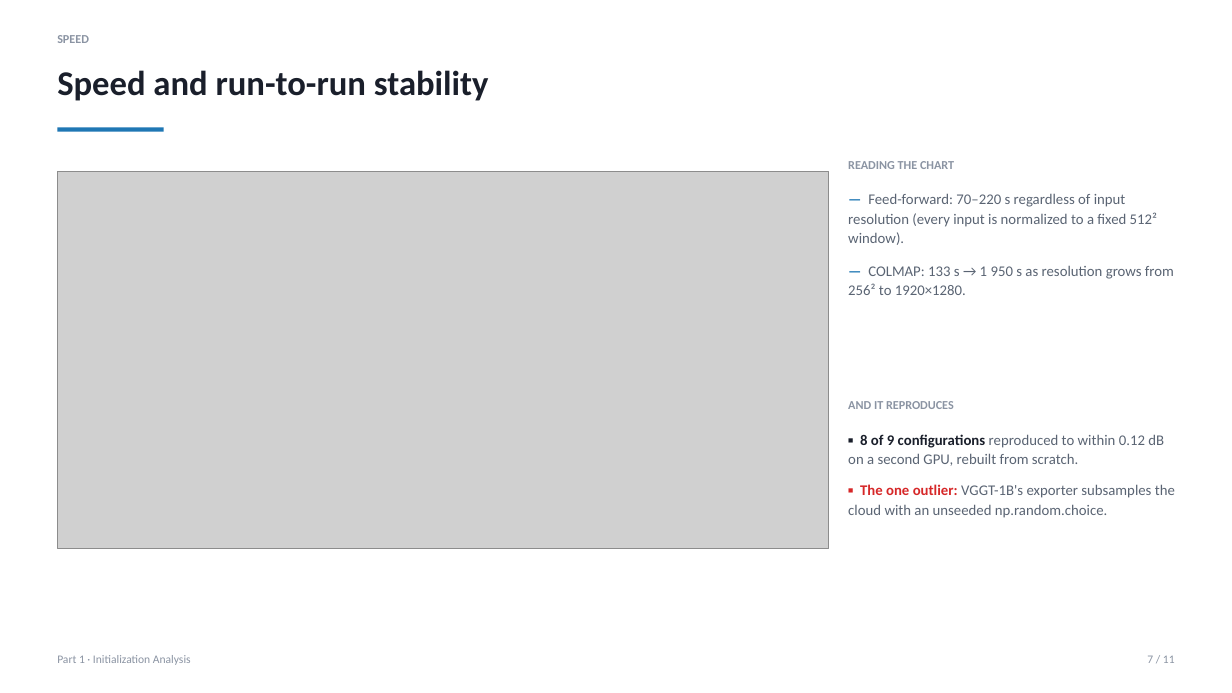
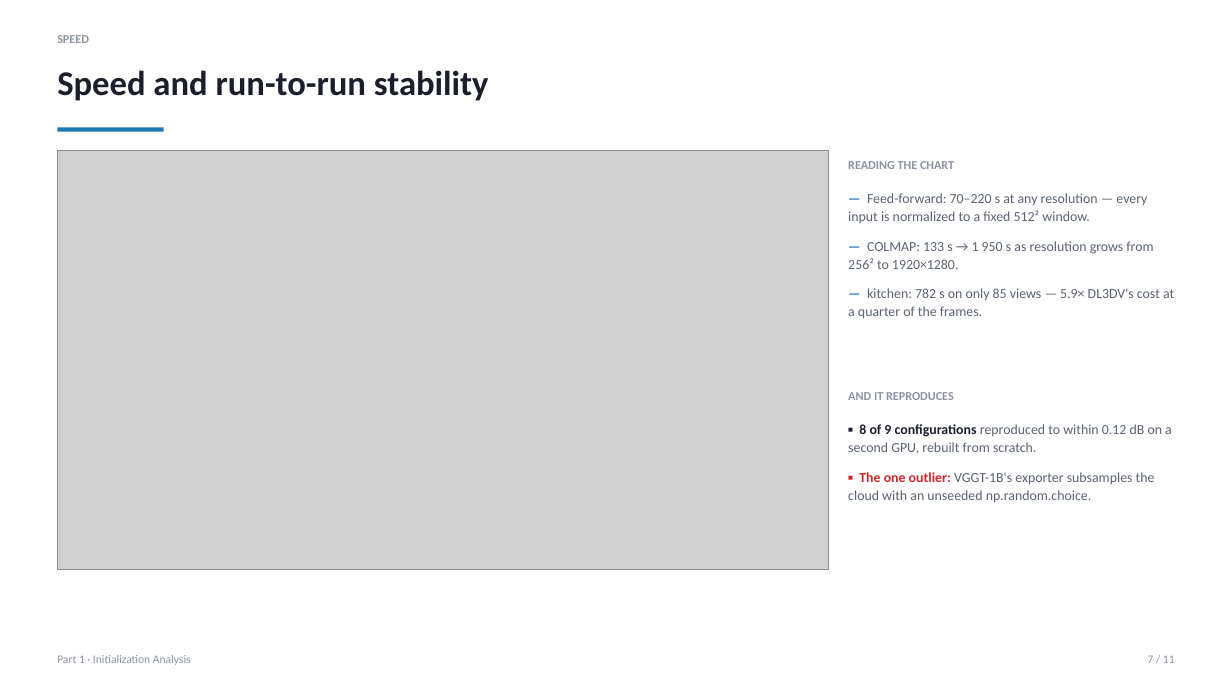
Before and after one commit to limukun6/cv, a slide deck: slide 7 of docs/PART1_SLIDES.pptx. Drawn at 1232x693 pixels with LibreOffice and Linux fonts; fonts in the diff are those of the drawing; grey boxes stand for pictures. Boxes give left, top, right and bottom in pixels: in the first picture for what was removed or moved away, otherwise in the second. Text is boxed around its words. In the diff, an @@ line names an element or a change of style, - is before the commit and + after.

```diff
--- a/docs/PART1_SLIDES.pptx
+++ b/docs/PART1_SLIDES.pptx
@@ picture: place and size @@
-picture at <box>57,171,829,549</box>
+picture at <box>57,151,829,569</box>
@@ text at <box>848,193,1147,223</box>: text changed; size 11.5 to 10.8 pt @@
-— Feed-forward: 70–220 s regardless of input resolution (every input is normalized to a fixed 512² window).
+— Feed-forward: 70–220 s at any resolution — every input is normalized to a fixed 512² window.
@@ text at <box>848,241,1153,269</box>: size 11.5 to 10.8 pt in "— COLMAP: 133 s → 1 950 ..."; line spacing 1.1 to 1.08; less space between paragraphs @@
@@ text at <box>848,288,1174,318</box>: paragraph added @@
+— kitchen: 782 s on only 85 views — 5.9× DL3DV's cost at a quarter of the frames.
@@ text "AND IT REPRODUCES": place and size @@
-text "AND IT REPRODUCES" at <box>848,401,954,409</box>
+text "AND IT REPRODUCES" at <box>848,392,954,400</box>
@@ text "▪ 8 of 9 configurations ...": place and size @@
-text "▪ 8 of 9 configurations ..." at <box>848,434,1175,518</box>
+text "▪ 8 of 9 configurations ..." at <box>848,424,1172,502</box>
@@ text "▪ 8 of 9 configurations ..." at <box>848,424,1172,502</box>: size 11.5 to 10.8 pt; line spacing 1.1 to 1.08 @@
```
Also in this commit, not shown: 5 other files.
